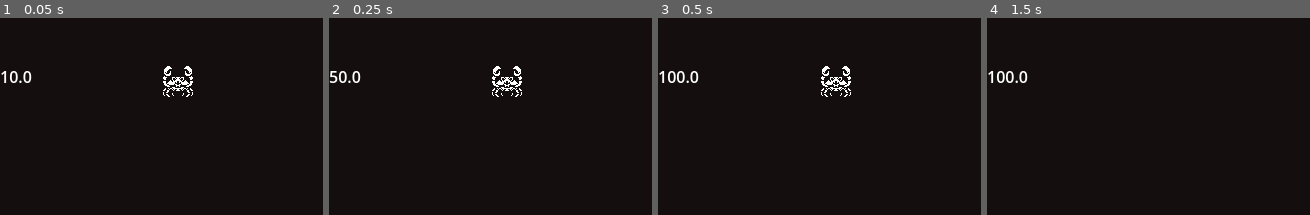
Above: before the commit, frames 1-4 (left to right).
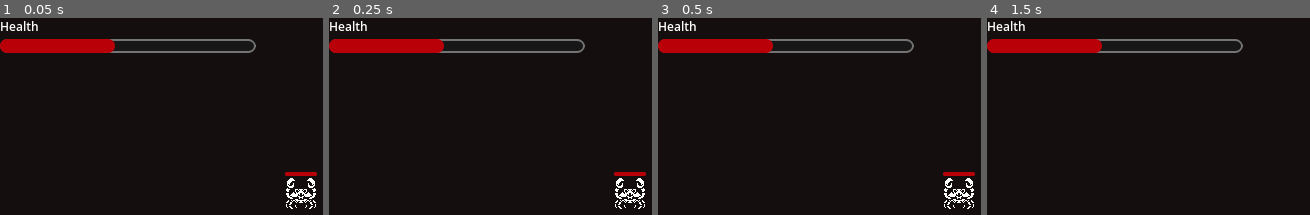
Above: after the commit, the same moments.

Repository: julianp950/slot-monsters
Game: Godot game, scene res://scenes/test_scene.tscn
Two runs of this game, one before a commit and one after it. Both use one fixed random seed, a clock stepped at 60 frames per second and the inputs below.
Inputs:
- Up to frame 1 (0.05 s): no input
- Up to frame 2 (0.25 s): no input
- Up to frame 3 (0.5 s): no input
- Up to frame 4 (1.5 s): tap Enter (ui_accept) at 0.5, 1.35 s; hold Enter (ui_accept) 0.53-1.28 s; tap Space at 0.6 s

The runs differ from the first frame. In frame 1, 5.2% of the frame differs, in the area x 0-99%, y 1-97%; in frame 2, 5.3%; in frame 3, 5.3%; in frame 4, 4.1%.

Commit message:
feat: enemies with functional health bars

Diff:
--- a/project.godot
+++ b/project.godot
@@ -19,6 +19,8 @@
 
 window/size/viewport_width=640
 window/size/viewport_height=360
+window/stretch/mode="viewport"
+window/stretch/aspect="expand"
 
 [rendering]
 
--- a/scenes/enemies/crab.tscn
+++ b/scenes/enemies/crab.tscn
@@ -1,8 +1,9 @@
-[gd_scene load_steps=4 format=3 uid="uid://chaosqjw5n4bv"]
+[gd_scene load_steps=5 format=3 uid="uid://chaosqjw5n4bv"]
 
 [ext_resource type="Texture2D" uid="uid://dgqkqhd7ng7k5" path="res://assets/monsters/creature_002.png" id="1_0s1mp"]
 [ext_resource type="Script" uid="uid://cetpvn160n4qx" path="res://scripts/enemies/crab.gd" id="1_jpe3k"]
 [ext_resource type="Resource" uid="uid://cph6pxujia0oy" path="res://resources/stats/crab_stats.tres" id="2_sqms0"]
+[ext_resource type="PackedScene" uid="uid://bk5x2rg0pv3jo" path="res://scenes/gui/hp_bar_enemies.tscn" id="4_teqeg"]
 
 [node name="Crab" type="Node2D"]
 script = ExtResource("1_jpe3k")
@@ -11,3 +12,6 @@
 [node name="sprCrab" type="Sprite2D" parent="."]
 texture = ExtResource("1_0s1mp")
 centered = false
+
+[node name="HPBarEnemies" parent="." instance=ExtResource("4_teqeg")]
+value = 100.0
--- /dev/null
+++ b/scenes/gui/hp_bar.tscn
@@ -0,0 +1,27 @@
+[gd_scene load_steps=3 format=3 uid="uid://bvd4en72475wn"]
+
+[sub_resource type="StyleBoxFlat" id="StyleBoxFlat_p84pq"]
+bg_color = Color(0.09239707, 0.09239706, 0.09239706, 1)
+border_width_left = 2
+border_width_top = 2
+border_width_right = 2
+border_width_bottom = 2
+border_color = Color(0.45452422, 0.45452428, 0.45452398, 1)
+corner_radius_top_left = 16
+corner_radius_top_right = 16
+corner_radius_bottom_right = 16
+corner_radius_bottom_left = 16
+
+[sub_resource type="StyleBoxFlat" id="StyleBoxFlat_vx24y"]
+bg_color = Color(0.72555864, 2.6796795e-05, 0.03249461, 1)
+corner_radius_top_left = 16
+corner_radius_top_right = 16
+corner_radius_bottom_right = 16
+corner_radius_bottom_left = 16
+
+[node name="HPBar" type="ProgressBar"]
+custom_minimum_size = Vector2(0, 14)
+theme_override_styles/background = SubResource("StyleBoxFlat_p84pq")
+theme_override_styles/fill = SubResource("StyleBoxFlat_vx24y")
+value = 45.0
+show_percentage = false
--- /dev/null
+++ b/scenes/gui/hp_bar_enemies.tscn
@@ -0,0 +1,30 @@
+[gd_scene load_steps=3 format=3 uid="uid://bk5x2rg0pv3jo"]
+
+[sub_resource type="StyleBoxFlat" id="StyleBoxFlat_p84pq"]
+bg_color = Color(0.09239707, 0.09239706, 0.09239706, 1)
+border_width_left = 1
+border_width_top = 1
+border_width_right = 1
+border_width_bottom = 1
+border_color = Color(0.45452422, 0.45452428, 0.45452398, 1)
+corner_radius_top_left = 16
+corner_radius_top_right = 16
+corner_radius_bottom_right = 16
+corner_radius_bottom_left = 16
+
+[sub_resource type="StyleBoxFlat" id="StyleBoxFlat_vx24y"]
+bg_color = Color(0.72555864, 2.6796795e-05, 0.03249461, 1)
+corner_radius_top_left = 16
+corner_radius_top_right = 16
+corner_radius_bottom_right = 16
+corner_radius_bottom_left = 16
+
+[node name="HPBarEnemies" type="ProgressBar"]
+custom_minimum_size = Vector2(32, 4)
+offset_top = -6.0
+offset_right = 32.0
+offset_bottom = -2.0
+theme_override_styles/background = SubResource("StyleBoxFlat_p84pq")
+theme_override_styles/fill = SubResource("StyleBoxFlat_vx24y")
+value = 45.0
+show_percentage = false
--- /dev/null
+++ b/scenes/gui/in_game_gui.tscn
@@ -0,0 +1,32 @@
+[gd_scene load_steps=2 format=3 uid="uid://dbjhxg6ifdds7"]
+
+[ext_resource type="PackedScene" uid="uid://bvd4en72475wn" path="res://scenes/gui/hp_bar.tscn" id="1_vx24y"]
+
+[node name="InGameGui" type="Control"]
+layout_mode = 3
+anchors_preset = 15
+anchor_right = 1.0
+anchor_bottom = 1.0
+grow_horizontal = 2
+grow_vertical = 2
+size_flags_horizontal = 3
+size_flags_vertical = 3
+
+[node name="MarginContainer" type="MarginContainer" parent="."]
+layout_mode = 0
+offset_right = 40.0
+offset_bottom = 40.0
+
+[node name="VBoxContainer" type="VBoxContainer" parent="MarginContainer"]
+custom_minimum_size = Vector2(256, 32)
+layout_mode = 2
+
+[node name="HPLabel" type="RichTextLabel" parent="MarginContainer/VBoxContainer"]
+layout_mode = 2
+theme_override_font_sizes/normal_font_size = 12
+text = "Health"
+fit_content = true
+scroll_active = false
+
+[node name="HPBar" parent="MarginContainer/VBoxContainer" instance=ExtResource("1_vx24y")]
+layout_mode = 2
--- a/scenes/test_scene.tscn
+++ b/scenes/test_scene.tscn
@@ -1,32 +1,21 @@
-[gd_scene load_steps=5 format=3 uid="uid://b7vhbpkvvaxf6"]
+[gd_scene load_steps=6 format=3 uid="uid://b7vhbpkvvaxf6"]
 
 [ext_resource type="PackedScene" uid="uid://chaosqjw5n4bv" path="res://scenes/enemies/crab.tscn" id="1_g7g4h"]
 [ext_resource type="Script" uid="uid://cn877fx7q6yiq" path="res://scripts/test_scene.gd" id="1_j8ivh"]
 [ext_resource type="AudioStream" uid="uid://blto1nd0roh5w" path="res://assets/music/testmusic.ogg" id="3_nd71p"]
 [ext_resource type="AudioStream" uid="uid://mflu2qto5h1b" path="res://assets/sfx/flipper2.ogg" id="4_7ddre"]
+[ext_resource type="PackedScene" uid="uid://dbjhxg6ifdds7" path="res://scenes/gui/in_game_gui.tscn" id="5_qjeyg"]
 
 [node name="Scene" type="Node2D"]
 script = ExtResource("1_j8ivh")
 
 [node name="Crab" parent="." instance=ExtResource("1_g7g4h")]
-position = Vector2(162, 48)
-
-[node name="GUI" type="MarginContainer" parent="."]
-offset_right = 305.0
-offset_bottom = 117.0
-
-[node name="Bars" type="VBoxContainer" parent="GUI"]
-layout_mode = 2
-
-[node name="Lifebar" type="HBoxContainer" parent="GUI/Bars"]
-layout_mode = 2
-
-[node name="force_str" type="Label" parent="GUI"]
-layout_mode = 2
-text = "PLACEHOLDER"
+position = Vector2(285, 160)
 
 [node name="musicplayer" type="AudioStreamPlayer" parent="."]
 stream = ExtResource("3_nd71p")
 
 [node name="sfxplayer" type="AudioStreamPlayer2D" parent="."]
 stream = ExtResource("4_7ddre")
+
+[node name="InGameGui" parent="." instance=ExtResource("5_qjeyg")]
--- a/scripts/enemies/enemy.gd
+++ b/scripts/enemies/enemy.gd
@@ -1,10 +1,19 @@
 class_name Enemy
 extends Node
 
+@onready var health_bar: ProgressBar = $HPBarEnemies
 @export var stats: Stats
+
+func _ready() -> void:
+	_update_health_bar()
+
+func _update_health_bar() -> void:
+	health_bar.value = stats.current_hp_percentage
 
 func take_damage(damage: float) -> void:
 	stats.take_damage(damage)
+
+	_update_health_bar()
 
 	if stats.is_dead:
 		die()
--- a/scripts/stats.gd
+++ b/scripts/stats.gd
@@ -8,6 +8,10 @@
 	get:
 		return current_hp <= 0
 
+var current_hp_percentage: float:
+	get:
+		return current_hp / max_hp * 100
+
 func take_damage(damage: float) ->  void:
 	current_hp -= damage
 
--- a/scripts/test_scene.gd
+++ b/scripts/test_scene.gd
@@ -4,7 +4,7 @@
 var speed: float = 200.0     # How fast it moves (units per second)
 var direction: int = 1       # 1 = going up, -1 = going down
 var stopped: bool = false
-@onready var label: Label = $GUI/force_str
+#@onready var label: Label = $GUI/force_str
 @onready var musicplayer: AudioStreamPlayer = $musicplayer
 @onready var sfx: AudioStreamPlayer2D = $sfxplayer
 
@@ -27,7 +27,7 @@
 		direction = 1
 
 	# Update the UI text
-	label.text = str(round(value))
+	#label.text = str(round(value))
 
 
 func _input(event: InputEvent) -> void:
